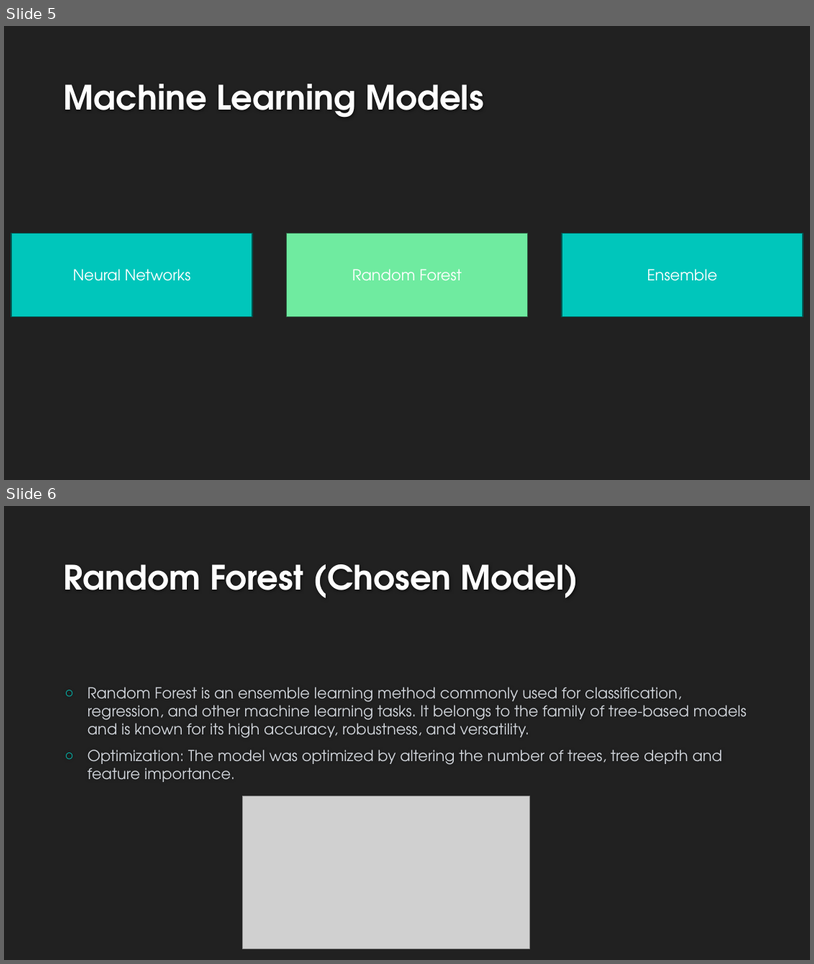
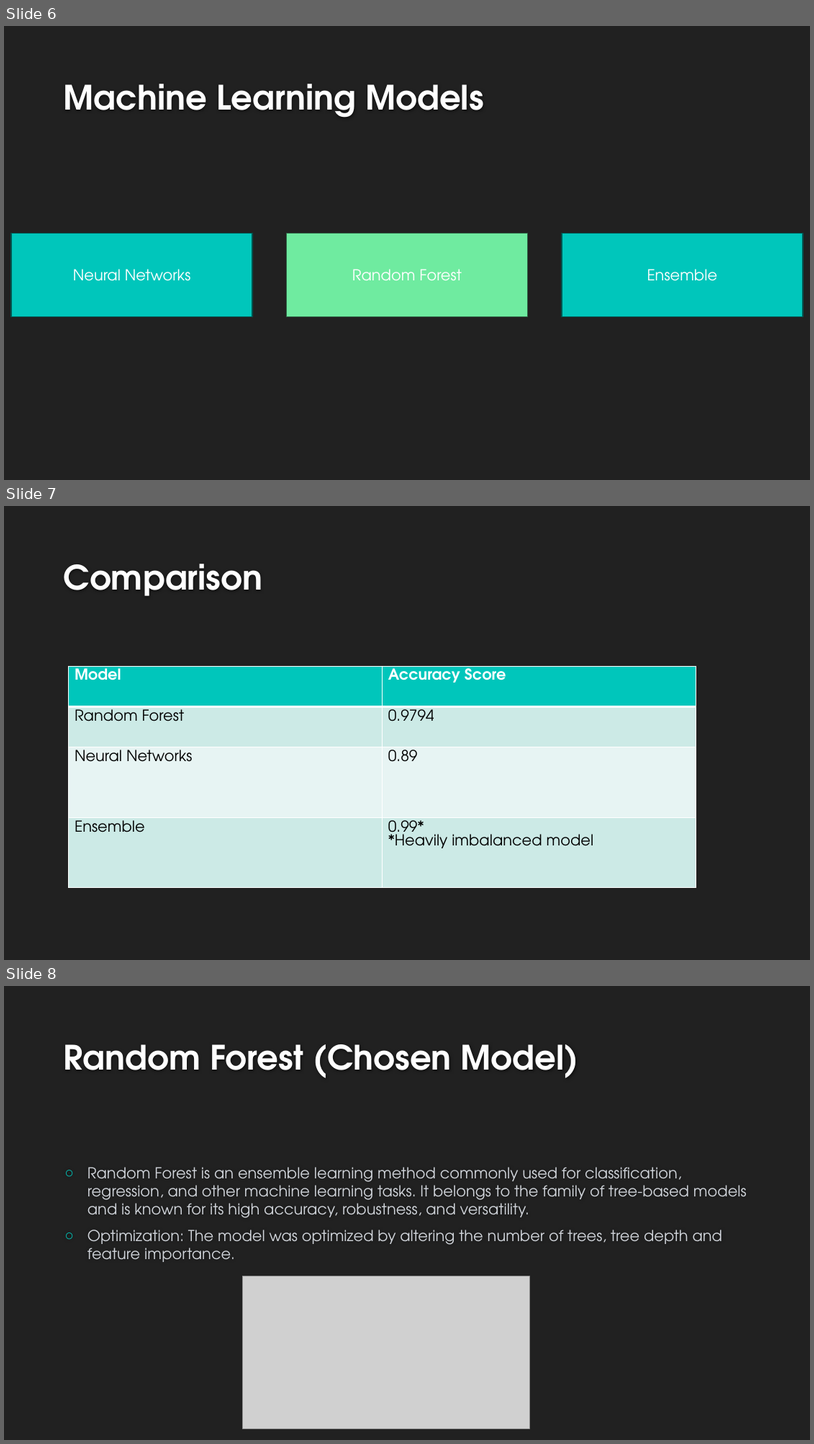
Before and after one commit to KavishNaran/Loan-risk---machine-learning, a slide deck: Credit Loan Presentation.pptx. Shown one above the other, each under a label of ours: slides 5 and 6 before the commit, slides 6, 7 and 8 after it. The pictures are 814x964 and 814x1444 pixels, drawn with LibreOffice and Linux fonts; fonts in the diff are those of the drawing; grey boxes stand for pictures; background and template pictures are left out. Boxes give left, top, right and bottom in pixels: in the first picture for what was removed or moved away, otherwise in the second. Text is boxed around its words. In the diff, an @@ line names an element or a change of style, - is before the commit and + after.

```diff
--- a/Credit Loan Presentation.pptx
+++ b/Credit Loan Presentation.pptx
@@ slide 7 added at box(4, 506, 810, 960), background #212121 @@
@@ title added at box(64, 564, 262, 596), 40 pt, text #FEFEFE, bold @@
+Comparison
@@ table added at box(69, 666, 697, 887), 4 rows, 2 columns @@
+Model | Accuracy Score
+Random Forest | 0.9794
+Neural Networks | 0.89
+Ensemble | 0.99* / *Heavily imbalanced model
@@ what was slide 5 is now slide 6 @@
@@ what was slide 6 is now slide 8 @@
```
Also in this commit, not shown: 2 slides changed, 1 other slide added, 2 other files.
